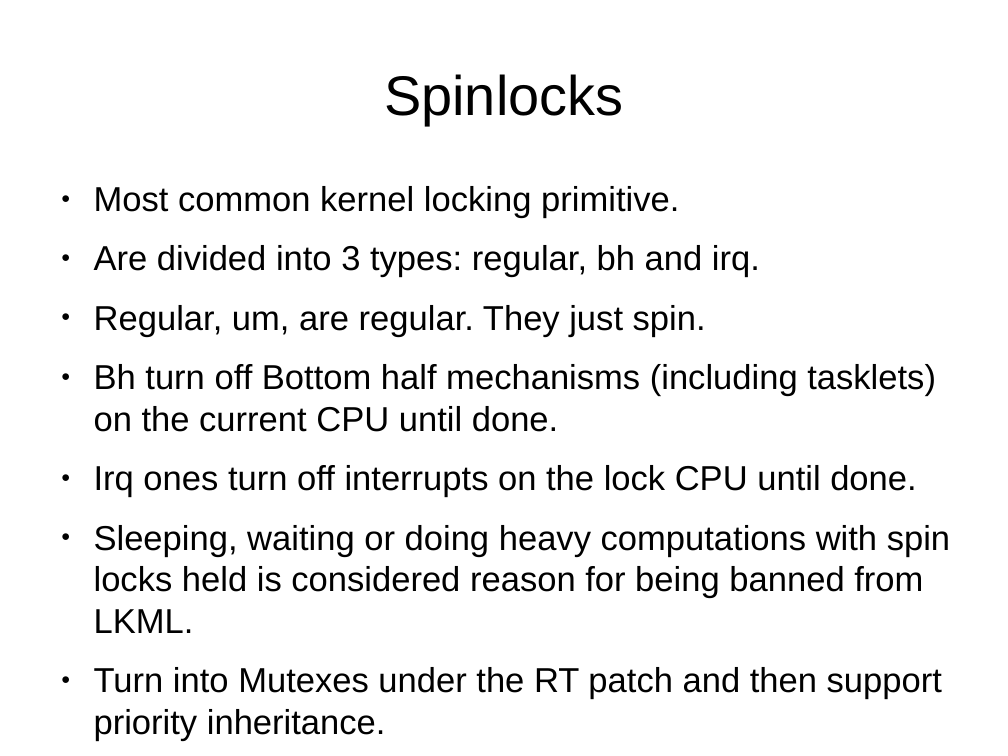
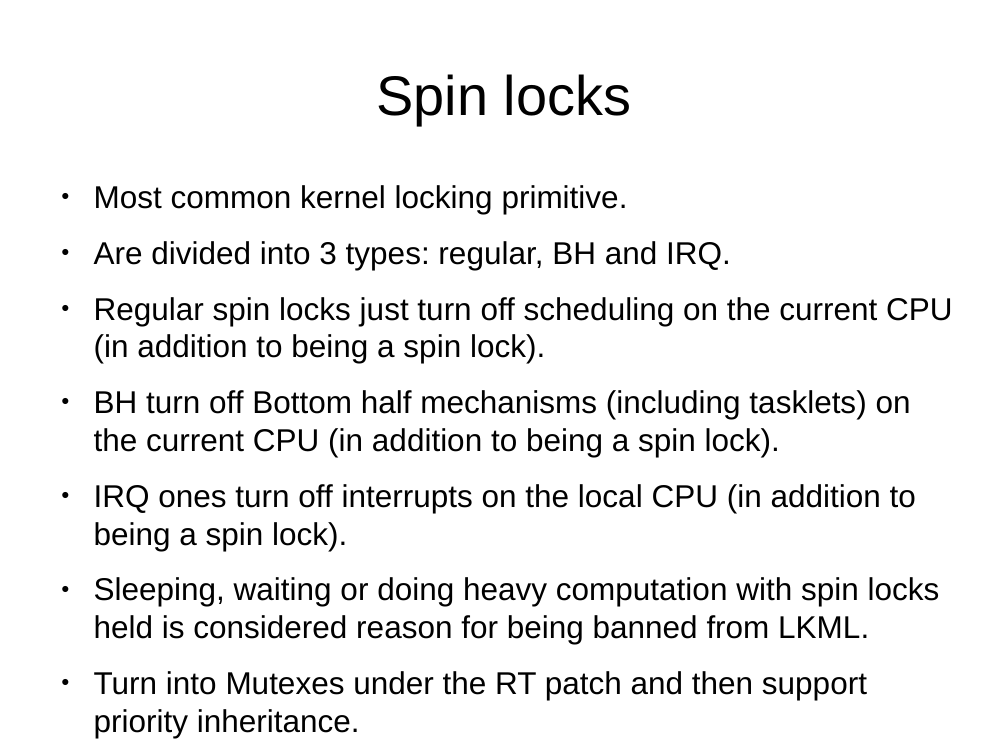
Before and after one commit to kalmuthu/slides, a slide deck: slide 22 of odp/linux/locking.odp. Drawn at 1008x756 pixels with LibreOffice and Linux fonts; fonts in the diff are those of the drawing. Boxes give left, top, right and bottom in pixels: in the first picture for what was removed or moved away, otherwise in the second. Text is boxed around its words. In the diff, an @@ line names an element or a change of style, - is before the commit and + after.

Commit message:
fixed up spin lock stuff

```diff
--- a/odp/linux/locking.odp
+++ b/odp/linux/locking.odp
@@ title at (x1=376, y1=74, x2=631, y2=125): spaces changed @@
-Spinlocks
+Spin locks
@@ text at (x1=94, y1=185, x2=867, y2=738): size 27.2 to 24.8 pt in "Most common kernel locking primitive.", "Turn into Mutexes under the RT patch ..." @@
@@ text at (x1=94, y1=241, x2=953, y2=644): text changed; size 27.2 to 24.8 pt @@
-● Are divided into 3 types: regular, bh and irq.
-● Regular, um, are regular. They just spin.
-● Bh turn off Bottom half mechanisms (including tasklets) on the current CPU until done.
-● Irq ones turn off interrupts on the lock CPU until done.
-● Sleeping, waiting or doing heavy computations with spin locks held is considered reason for being banned from LKML.
+● Are divided into 3 types: regular, BH and IRQ.
+● Regular spin locks just turn off scheduling on the current CPU (in addition to being a spin lock).
+● BH turn off Bottom half mechanisms (including tasklets) on the current CPU (in addition to being a spin lock).
+● IRQ ones turn off interrupts on the local CPU (in addition to being a spin lock).
+● Sleeping, waiting or doing heavy computation with spin locks held is considered reason for being banned from LKML.
```
Also in this commit, not shown: 4 other slides changed.
